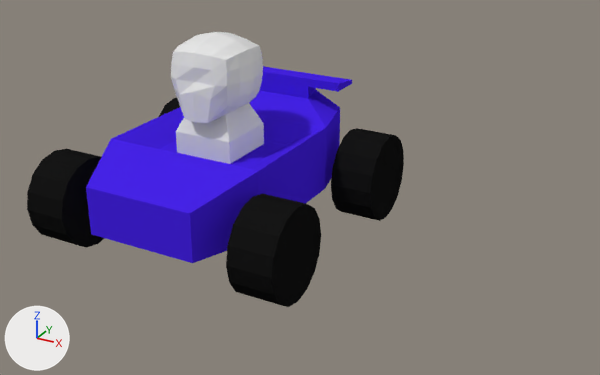
The Blender file raw_assets/dungeonkart.blend: old version first, new version second.
The view is the same before and after, from a 50 mm camera at (6.84, -9.92, 5.92) aimed at (1.47, -0.15, 1.04). Lighting does not change. The marker at lower left points along +X, +Y and +Z.

In view in the first picture: 'Chassis', 'Rider', 'Wheel1', 'Wheel3', 'Wheel4'.
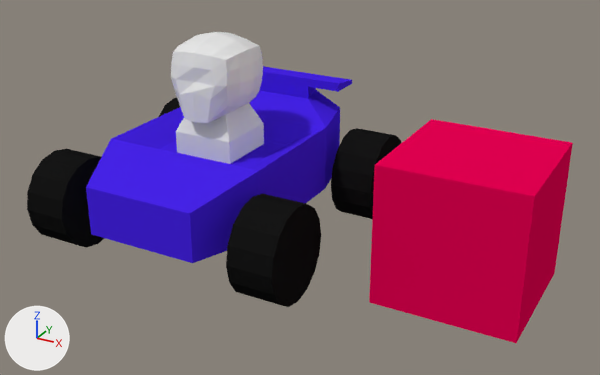
Where the change shows, as pixel boxes (x1, y1, x2, y2) in the pictures (600 x 375 px):
'Crate', added (pink): after (369, 119, 573, 343)

The change, as a list of edits to the scene's bpy script:
```text
Add mat_cratematerial:
    mat_cratematerial = diffuse_material('CrateMaterial')
    mat_cratematerial.base_color = (0.8, 0.0, 0.0853)  # pink #e70052
Add me_cube_002:
    me_cube_002.from_pydata(...)  # a box spanning x -1.0..1.0, y -1.0..1.0, z -1.0..1.0
    me_cube_002.materials.append(mat_cratematerial)  # pink #e70052
Add ob_crate:
    ob_crate = bpy.data.objects.new('Crate', me_cube_002)
    ob_crate.location = (4.0, 0.0, 1.0)
```
